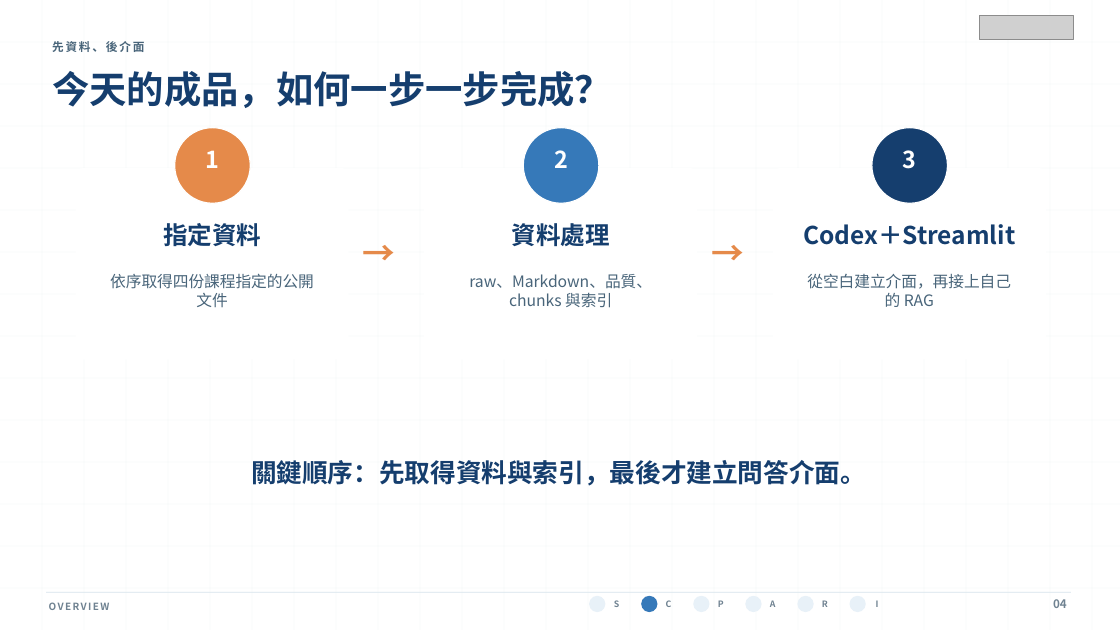
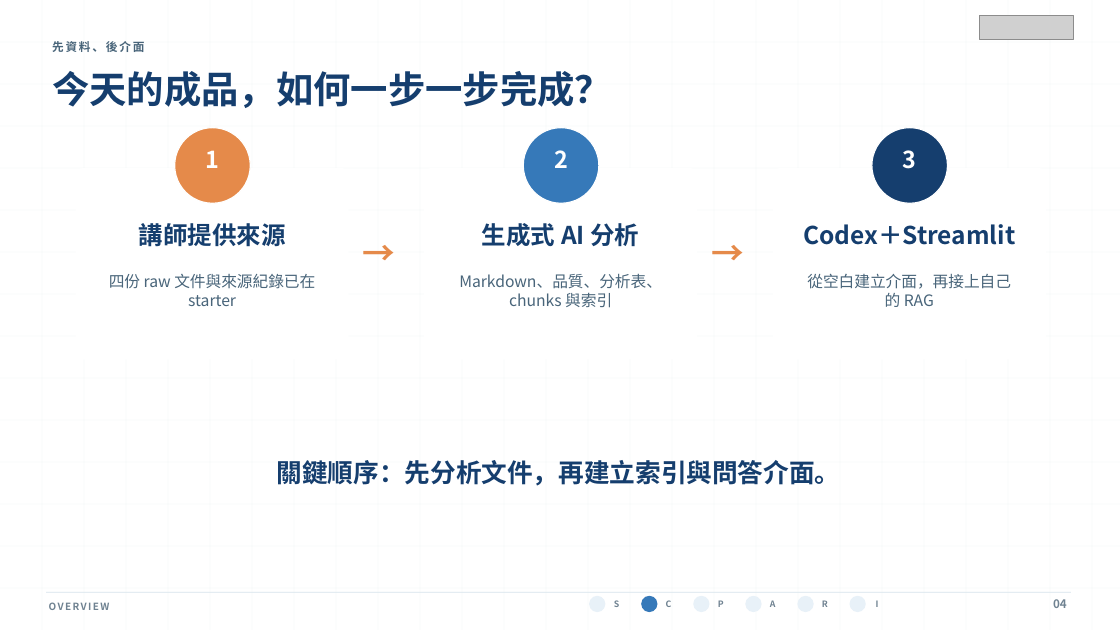
Before and after one commit to MEDA-TW/20260803-Workshop, a slide deck: slide 4 of course/day-03/instructor/slides/day-03-generative-ai-text-analysis.pptx. Drawn at 1120x630 pixels with LibreOffice and Linux fonts; fonts in the diff are those of the drawing; grey boxes stand for pictures. Boxes give left, top, right and bottom in pixels: in the first picture for what was removed or moved away, otherwise in the second. Text is boxed around its words. In the diff, an @@ line names an element or a change of style, - is before the commit and + after.

```diff
--- a/course/day-03/instructor/slides/day-03-generative-ai-text-analysis.pptx
+++ b/course/day-03/instructor/slides/day-03-generative-ai-text-analysis.pptx
@@ text at [139,223,286,246]: text changed @@
-指定資料
+講師提供來源
@@ text at [482,223,639,246]: text changed @@
-資料處理
+生成式 AI 分析
@@ text at [109,274,315,306]: text changed @@
-依序取得四份課程指定的公開文件
+四份 raw 文件與來源紀錄已在 starter
@@ text at [459,274,662,308]: text changed @@
-raw、Markdown、品質、chunks 與索引
+Markdown、品質、分析表、chunks 與索引
@@ text at [277,460,841,486]: text changed @@
-關鍵順序：先取得資料與索引，最後才建立問答介面。
+關鍵順序：先分析文件，再建立索引與問答介面。
```
Also in this commit, not shown: 10 other slides changed, 27 other files.
